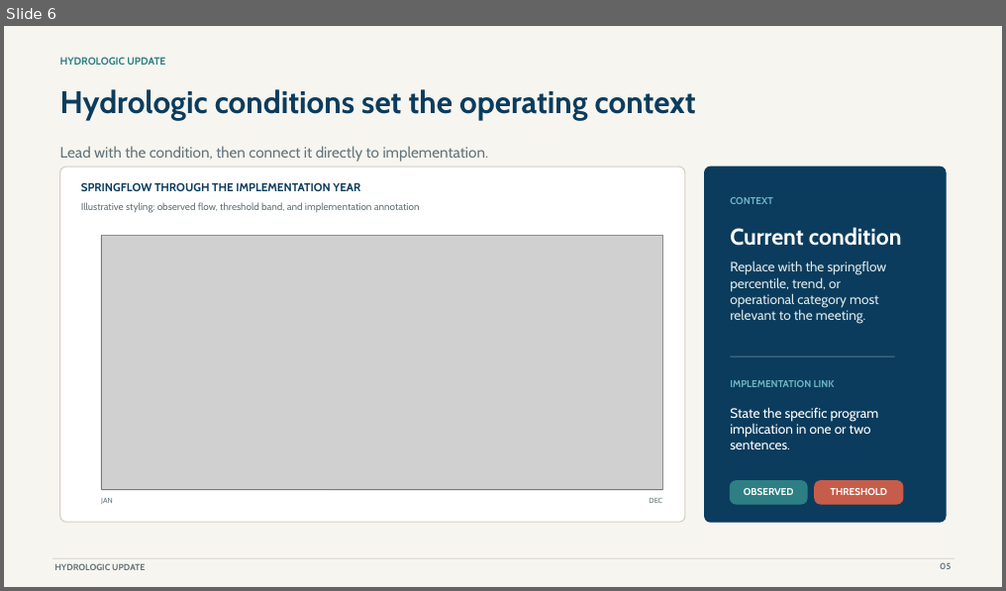
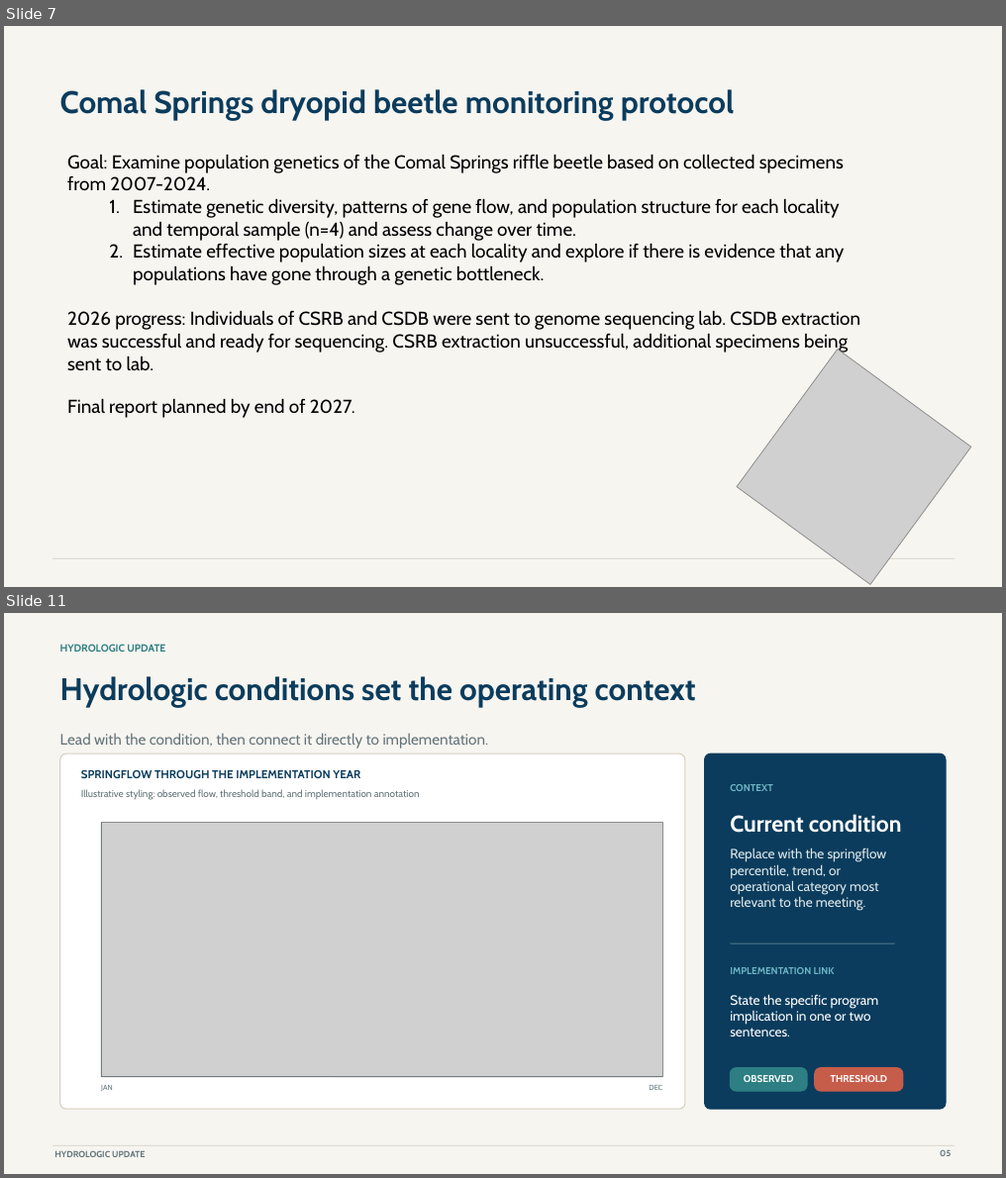
Before and after one commit to cfurl/EAHCP-Fall-2026-Sci-Comm, a slide deck: Supporting_Measures/Supporting Measures.pptx. Shown one above the other, each under a label of ours: slide 6 before the commit, slides 7 and 11 after it; the slides between them are not shown. The pictures are 1006x591 and 1006x1178 pixels, drawn with LibreOffice and Linux fonts; fonts in the diff are those of the drawing; grey boxes stand for pictures. Boxes give left, top, right and bottom in pixels: in the first picture for what was removed or moved away, otherwise in the second. Text is boxed around its words. In the diff, an @@ line names an element or a change of style, - is before the commit and + after.

```diff
--- a/Supporting_Measures/Supporting Measures.pptx
+++ b/Supporting_Measures/Supporting Measures.pptx
@@ slide 7 added at box(4, 26, 1002, 587), background #F7F5F0 @@
@@ text added at box(60, 89, 734, 121), 30 pt, text #0B3C5D, bold @@
+Comal Springs dryopid beetle monitoring protocol
@@ text added at box(67, 154, 860, 372), 18 pt, text #000000 @@
+Goal: Examine population genetics of the Comal Springs riffle beetle based on collected specimens from 2007-2024.
+1. Estimate genetic diversity, patterns of gene flow, and population structure for each locality and temporal sample (n=4) and assess change over time.
+2. Estimate effective population sizes at each locality and explore if there is evidence that any populations have gone through a genetic bottleneck.
+2026 progress: Individuals of CSRB and CSDB were sent to genome sequencing lab. CSDB extraction was successful and ready for sequencing. CSRB extraction unsuccessful, additional specimens being sent to lab.
@@ picture added at box(737, 349, 971, 584) @@
@@ text added at box(67, 398, 355, 418), 18 pt, text #000000 @@
+Final report planned by end of 2027.
@@ line added from (53, 559) to (954, 559), #A69E8F 0.6 pt @@
@@ what was slide 6 is now slide 11 @@
```
Also in this commit, not shown: 3 slides changed, 5 other slides added, 1 slide removed, 5 other files.
